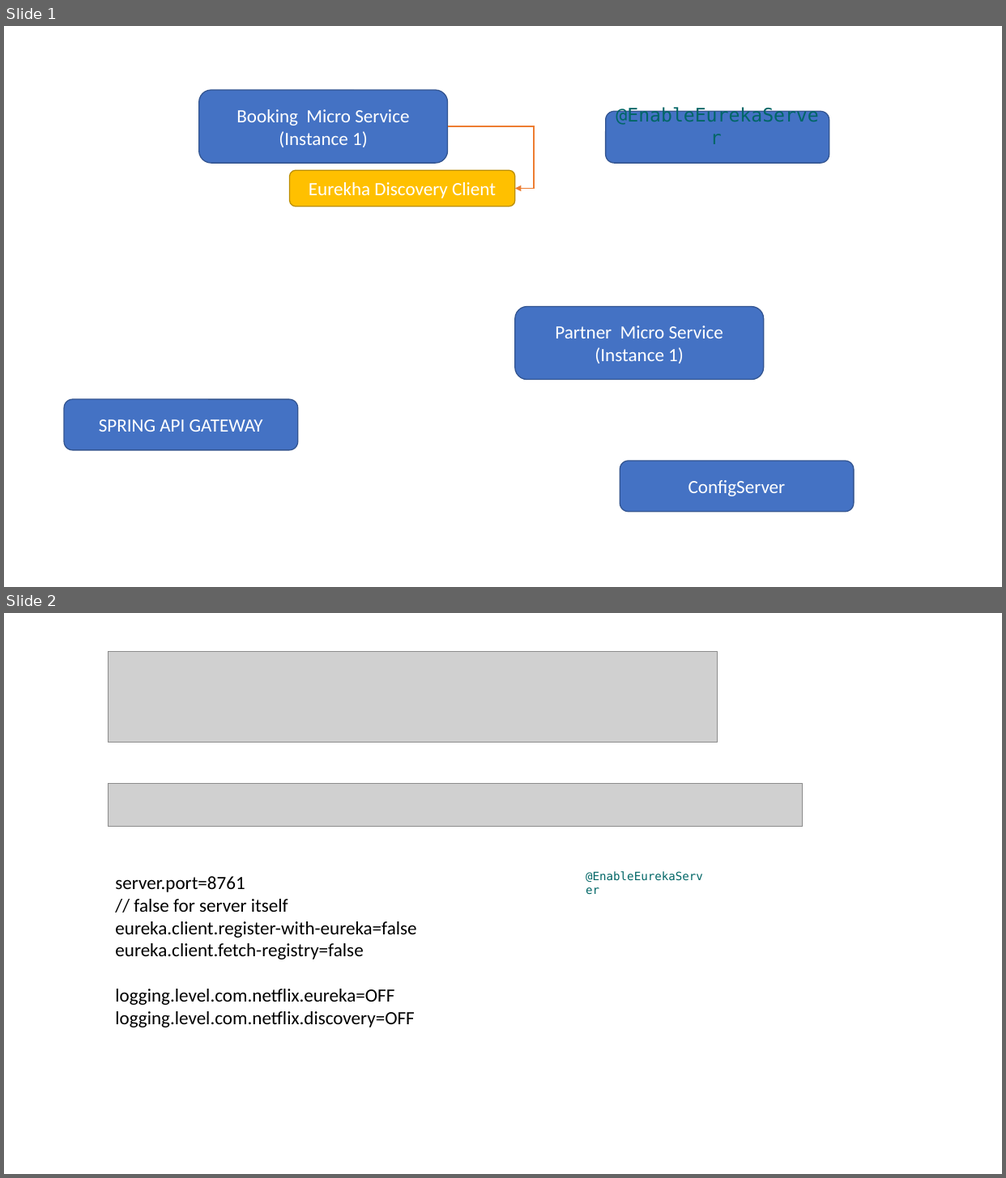
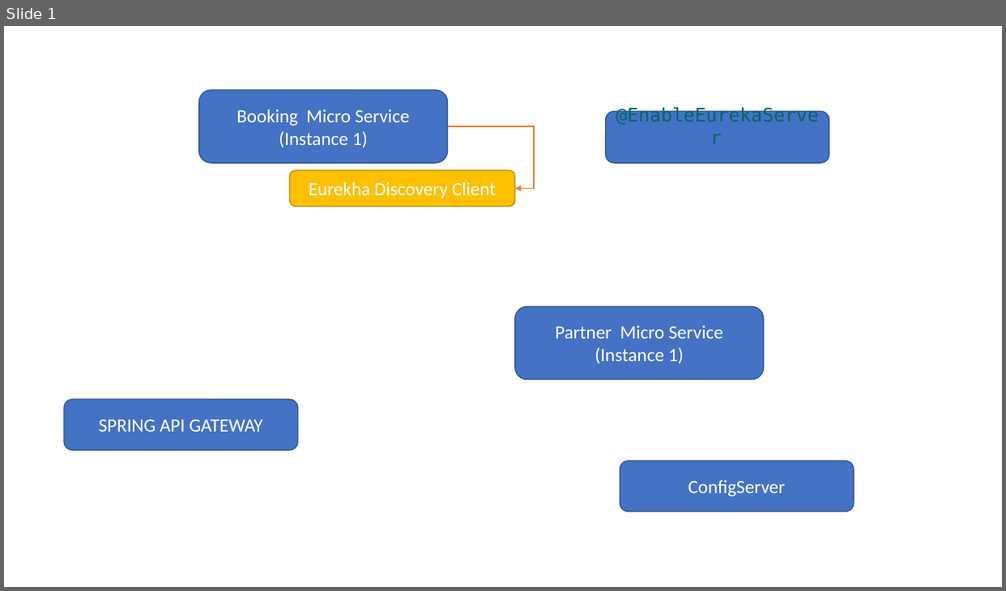
Before and after one commit to rkumar-bengaluru/algoes, a slide deck: src/spring/spring.boot.pptx. Shown one above the other, each under a label of ours: slides 1 and 2 before the commit, slide 1 after it. The pictures are 1006x1178 and 1006x591 pixels, drawn with LibreOffice and Linux fonts; fonts in the diff are those of the drawing; grey boxes stand for pictures. Boxes give left, top, right and bottom in pixels: in the first picture for what was removed or moved away, otherwise in the second. Text is boxed around its words. In the diff, an @@ line names an element or a change of style, - is before the commit and + after.

```diff
--- a/src/spring/spring.boot.pptx
+++ b/src/spring/spring.boot.pptx
@@ slide 2 removed at <box>4,613,1002,1174</box>, background #FFFFFF @@
@@ picture removed at <box>108,651,718,743</box> @@
@@ picture removed at <box>108,783,803,826</box> @@
@@ text removed at <box>115,876,416,1028</box> @@
-server.port=8761
-// false for server itself
-eureka.client.register-with-eureka=false
-eureka.client.fetch-registry=false
-logging.level.com.netflix.eureka=OFF
-logging.level.com.netflix.discovery=OFF
@@ text removed at <box>578,872,717,894</box> @@
-@EnableEurekaServer
```
Also in this commit, not shown: 1 slide changed, 2 slides added, 5 other files.
